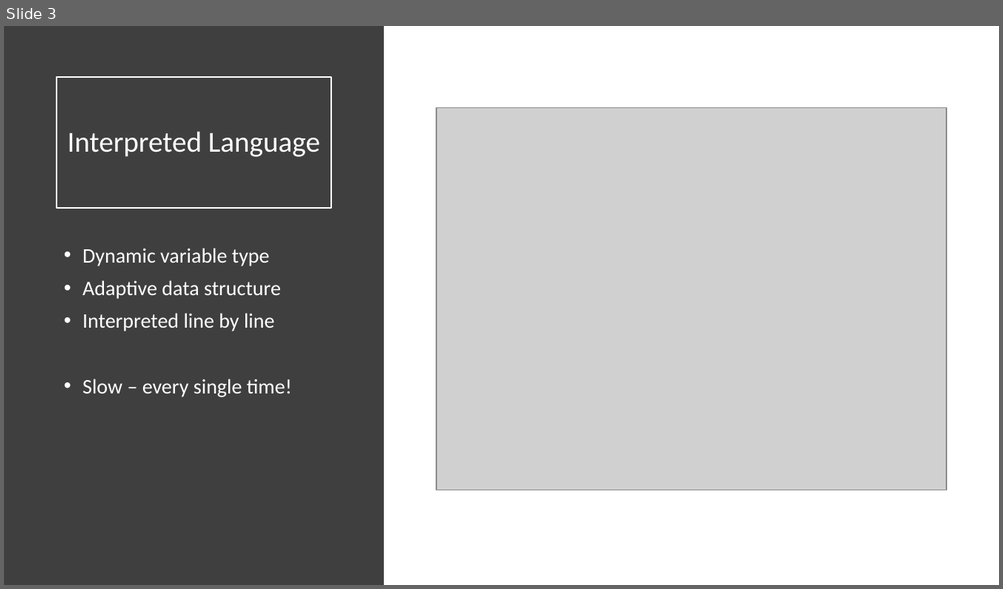
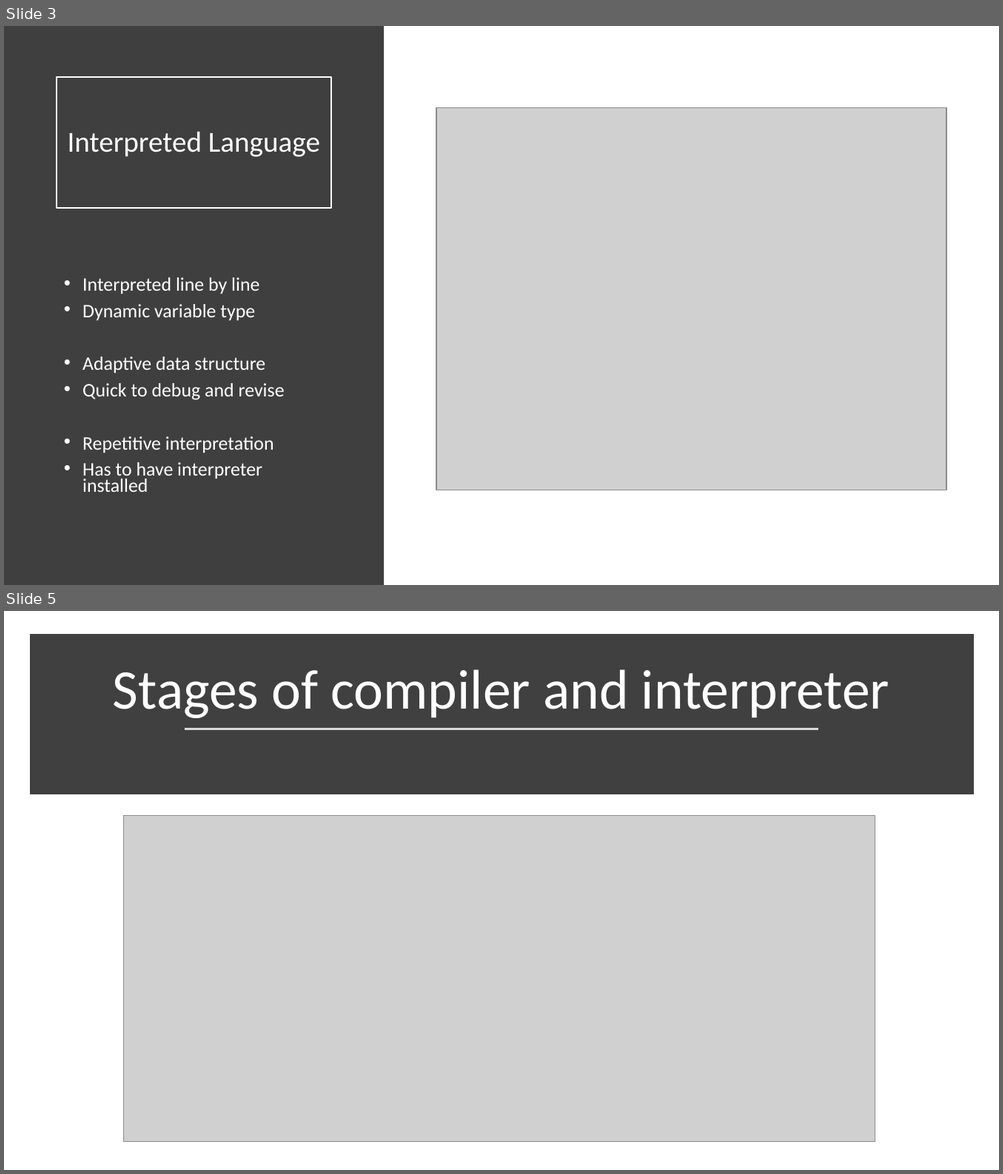
Before and after one commit to senresearch/julia-intro-docs, a slide deck: notebooks/xiaoqi-why-julia-fast.pptx. Shown one above the other, each under a label of ours: slide 3 before the commit, slides 3 and 5 after it; the slides between them are not shown. The pictures are 1003x589 and 1003x1174 pixels, drawn with LibreOffice and Linux fonts; fonts in the diff are those of the drawing; grey boxes stand for pictures. Boxes give left, top, right and bottom in pixels: in the first picture for what was removed or moved away, otherwise in the second. Text is boxed around its words. In the diff, an @@ line names an element or a change of style, - is before the commit and + after.

```diff
--- a/notebooks/xiaoqi-why-julia-fast.pptx
+++ b/notebooks/xiaoqi-why-julia-fast.pptx
@@ slide 5 added at box(4, 611, 999, 1170), background #FFFFFF @@
@@ rectangle added at box(34, 639, 968, 790), fill #404040, outline #404040 10 pt @@
@@ title added at box(113, 669, 889, 718), 54 pt, text #FFFFFF @@
+Stages of compiler and interpreter
@@ line added from (185, 729) to (819, 729), #D9D9D9 1.75 pt @@
@@ picture added at box(123, 815, 875, 1142) @@
@@ slide 3 changed as well @@
@@ text at box(82, 278, 259, 294): paragraph added @@
+• Interpreted line by line
@@ text at box(82, 304, 265, 373): size 20 to 18.5 pt in "Dynamic variable type", "Adaptive data structure"; line spacing 0.9 to 0.7 @@
@@ text at box(82, 383, 284, 492): text changed; size 20 to 18.5 pt @@
-• Interpreted line by line
-• Slow – every single time!
+• Quick to debug and revise
+• Repetitive interpretation
+• Has to have interpreter installed
```
Also in this commit, not shown: 3 other slides changed, 2 other slides added, 1 slide removed.
